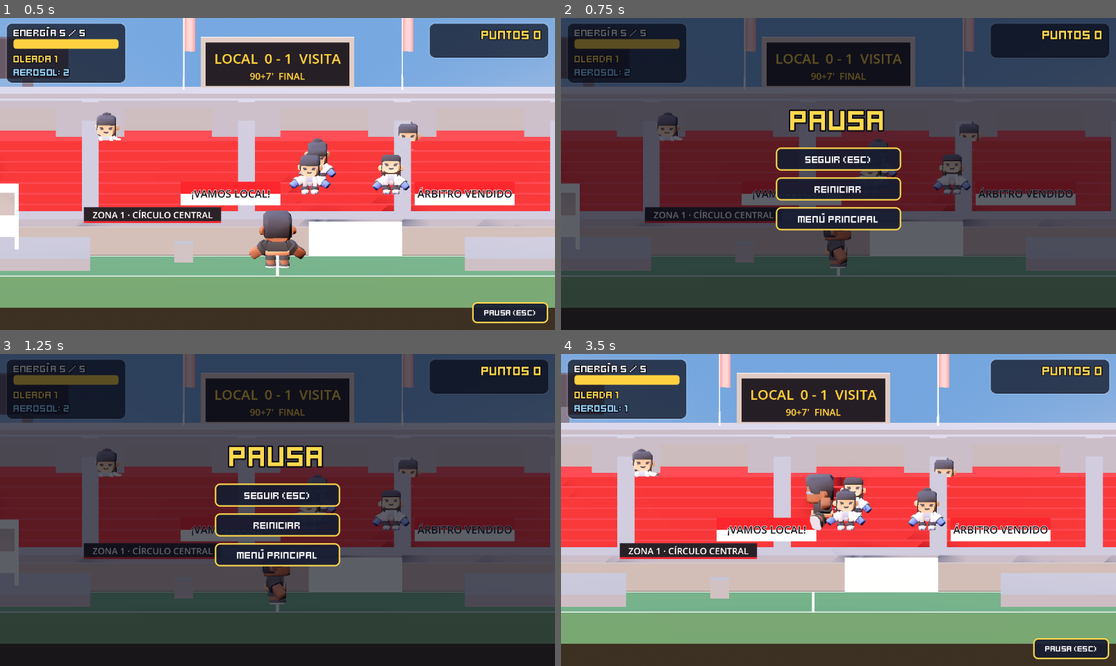
Above: before the commit, frames 1-4 (two rows, left to right).
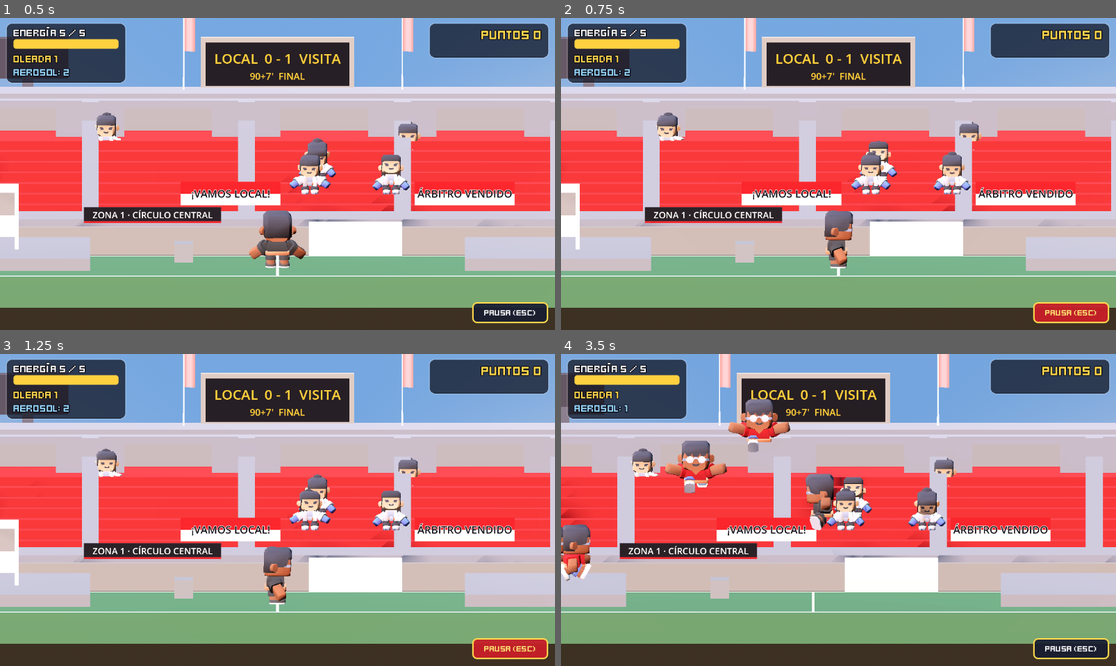
Above: after the commit, the same moments.

Repository: allan-gomez-creator/Barrasbalas
Game: Godot game, scene res://main.tscn
Same seed, same stepped clock (60 frames per second), same inputs: the game is played once before the commit and once after it.
Inputs (mouse positions are in pixels of both pictures, inside the frame that each line leads up to):
- Up to frame 1 (0.5 s): no input
- Up to frame 2 (0.75 s): click "Pausa (Esc)" at 0.5 s
- Up to frame 3 (1.25 s): no input
- Up to frame 4 (3.5 s): click (838, 494) at 1.25 s, where only the run before the commit has a clickable "Seguir (Esc)"; tap Enter at 2 s; move the mouse to (960, 494) at 2.02 s; hold D (move_right) 2.03-2.78 s; right-click (960, 494) at 2.1 s; tap Space (saltar) at 2.27, 3.02 s; move the mouse to (727, 525) at 2.77 s; hold A (move_left) from 2.78 s (still down); click (727, 525) at 2.85 s

Frame 1 is identical in both runs. In frame 2, 95% of the frame differs, in the area x 0-100%, y 0-100%; in frame 3, 95%; in frame 4, 3.4%.

Commit message:
Correccion 2 - quitar boton de pausa del HUD

Diff:
--- a/escenas/hud.tscn
+++ b/escenas/hud.tscn
@@ -1,13 +1,13 @@
 [gd_scene format=3 uid="uid://cjapsr6p0y63n"]
 
 [ext_resource type="Script" uid="uid://cog857osrpcp7" path="res://scripts/hud.gd" id="1_37p78"]
-[ext_resource type="Theme" path="res://escenas/tema.tres" id="2_tema"]
-[ext_resource type="Script" path="res://scripts/hud_botones.gd" id="3_botones"]
+[ext_resource type="Theme" uid="uid://dnvb7cgkxxn1y" path="res://escenas/tema.tres" id="2_tema"]
+[ext_resource type="Script" uid="uid://bjb5rt8w6d451" path="res://scripts/hud_botones.gd" id="3_botones"]
 
 [node name="HUD" type="CanvasLayer" unique_id=337991057]
 script = ExtResource("1_37p78")
 
-[node name="MarcoEstado" type="Panel" parent="."]
+[node name="MarcoEstado" type="Panel" parent="." unique_id=235223106]
 offset_left = 12.0
 offset_top = 10.0
 offset_right = 262.0
@@ -20,7 +20,6 @@
 offset_top = 16.0
 offset_right = 248.0
 offset_bottom = 42.0
-mouse_filter = 2
 theme = ExtResource("2_tema")
 text = "Energía 5 / 5"
 
@@ -40,7 +39,6 @@
 offset_top = 70.0
 offset_right = 248.0
 offset_bottom = 96.0
-mouse_filter = 2
 theme = ExtResource("2_tema")
 theme_override_colors/font_color = Color(1, 0.85, 0.3, 1)
 text = "Oleada 1"
@@ -50,12 +48,11 @@
 offset_top = 98.0
 offset_right = 248.0
 offset_bottom = 124.0
-mouse_filter = 2
 theme = ExtResource("2_tema")
 theme_override_colors/font_color = Color(0.6, 0.85, 1, 1)
 text = "Aerosol: 2"
 
-[node name="MarcoPuntos" type="Panel" parent="."]
+[node name="MarcoPuntos" type="Panel" parent="." unique_id=1588206582]
 anchors_preset = 1
 anchor_left = 1.0
 anchor_right = 1.0
@@ -76,7 +73,6 @@
 offset_right = 220.0
 offset_bottom = 52.0
 grow_horizontal = 2
-mouse_filter = 2
 theme = ExtResource("2_tema")
 theme_override_colors/font_color = Color(1, 0.85, 0.3, 1)
 theme_override_constants/outline_size = 10
@@ -84,7 +80,7 @@
 text = "Tiempo muerto: 10"
 horizontal_alignment = 1
 
-[node name="FondoPausa" type="ColorRect" parent="."]
+[node name="FondoPausa" type="ColorRect" parent="." unique_id=1040230623]
 visible = false
 anchors_preset = 15
 anchor_right = 1.0
@@ -112,7 +108,7 @@
 text = "PAUSA"
 horizontal_alignment = 1
 
-[node name="Opciones" type="VBoxContainer" parent="Pausa"]
+[node name="Opciones" type="VBoxContainer" parent="Pausa" unique_id=1421251980]
 layout_mode = 1
 anchors_preset = 7
 anchor_left = 0.5
@@ -124,21 +120,22 @@
 offset_right = 130.0
 offset_bottom = 200.0
 grow_horizontal = 2
+grow_vertical = 0
 theme_override_constants/separation = 14
 
-[node name="Seguir" type="Button" parent="Pausa/Opciones"]
+[node name="Seguir" type="Button" parent="Pausa/Opciones" unique_id=1001731792]
 custom_minimum_size = Vector2(260, 48)
 layout_mode = 2
 focus_mode = 0
 text = "Seguir (Esc)"
 
-[node name="Reiniciar" type="Button" parent="Pausa/Opciones"]
+[node name="Reiniciar" type="Button" parent="Pausa/Opciones" unique_id=1198223137]
 custom_minimum_size = Vector2(260, 48)
 layout_mode = 2
 focus_mode = 0
 text = "Reiniciar"
 
-[node name="Menu" type="Button" parent="Pausa/Opciones"]
+[node name="Menu" type="Button" parent="Pausa/Opciones" unique_id=184556504]
 custom_minimum_size = Vector2(260, 48)
 layout_mode = 2
 focus_mode = 0
@@ -189,7 +186,7 @@
 focus_mode = 0
 text = "Reiniciar (R)"
 
-[node name="Menu" type="Button" parent="Derrota"]
+[node name="Menu" type="Button" parent="Derrota" unique_id=700291033]
 layout_mode = 1
 anchors_preset = 8
 anchor_left = 0.5
@@ -214,7 +211,6 @@
 offset_right = -26.0
 offset_bottom = 46.0
 grow_horizontal = 0
-mouse_filter = 2
 theme = ExtResource("2_tema")
 theme_override_colors/font_color = Color(1, 0.85, 0.3, 1)
 theme_override_font_sizes/font_size = 28
@@ -230,7 +226,6 @@
 offset_right = -26.0
 offset_bottom = 74.0
 grow_horizontal = 0
-mouse_filter = 2
 theme = ExtResource("2_tema")
 text = "Combo: x1.0"
 horizontal_alignment = 2
@@ -247,7 +242,6 @@
 offset_bottom = -40.0
 grow_horizontal = 2
 grow_vertical = 0
-mouse_filter = 2
 theme = ExtResource("2_tema")
 theme_override_colors/font_color = Color(1, 0.85, 0.3, 1)
 theme_override_constants/outline_size = 10
@@ -256,7 +250,7 @@
 Record: 0"
 horizontal_alignment = 1
 
-[node name="BotonPausa" type="Button" parent="."]
+[node name="BotonPausa" type="Button" parent="." unique_id=1151315813]
 anchors_preset = 3
 anchor_left = 1.0
 anchor_top = 1.0
@@ -273,5 +267,5 @@
 theme_override_font_sizes/font_size = 18
 text = "Pausa (Esc)"
 
-[node name="Botones" type="Node" parent="."]
+[node name="Botones" type="Node" parent="." unique_id=1043798588]
 script = ExtResource("3_botones")
--- a/scripts/hud_botones.gd
+++ b/scripts/hud_botones.gd
@@ -1,6 +1,5 @@
 extends Node
 # Corrección 2 - Martín: los botones del HUD.
-#   - "Pausa (Esc)" abajo a la derecha.
 #   - En la pausa: Seguir, Reiniciar y Menú principal.
 #   - En la derrota: Menú principal (el botón Reiniciar ya lo maneja hud.gd).
 # No toca hud.gd, que es de Juan Manuel: usa los mismos nodos que él muestra y
@@ -13,20 +12,15 @@
 
 
 func _ready():
-	hud.get_node("BotonPausa").pressed.connect(pausar)
 	hud.get_node("Pausa/Opciones/Seguir").pressed.connect(pausar)
 	hud.get_node("Pausa/Opciones/Reiniciar").pressed.connect(reiniciar)
 	hud.get_node("Pausa/Opciones/Menu").pressed.connect(ir_al_menu)
 	hud.get_node("Derrota/Menu").pressed.connect(ir_al_menu)
 
-
 func _process(_delta):
 	var pausa = hud.get_node("Pausa")
 	# El fondo oscuro sale junto con el letrero de pausa, sea por Esc o por el botón.
 	hud.get_node("FondoPausa").visible = pausa.visible
-	# El botón de pausa solo se ve mientras se está jugando.
-	hud.get_node("BotonPausa").visible = not get_tree().paused
-
 
 # Lo mismo que hace hud.gd con la tecla Esc.
 func pausar():
